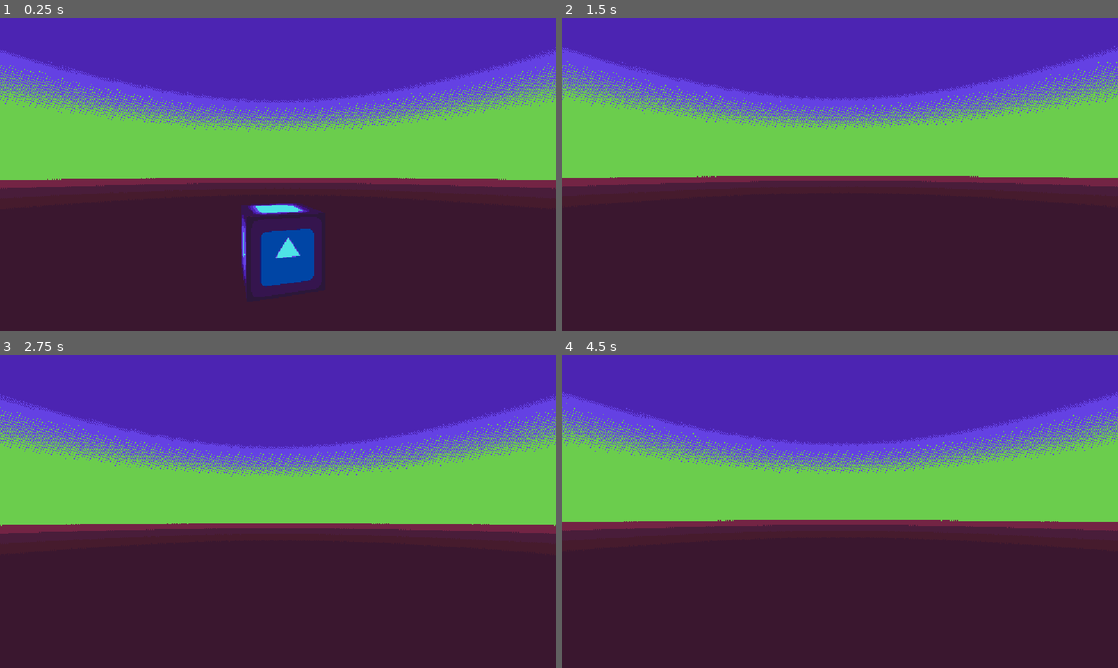
Above: before the commit, frames 1-4 (two rows, left to right).
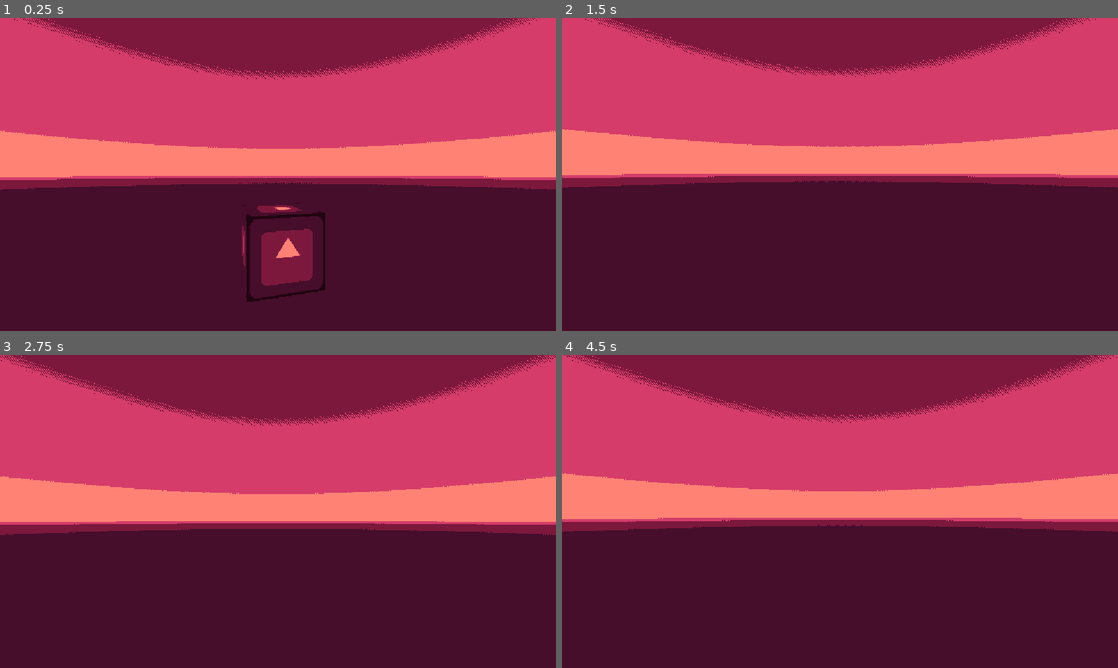
Above: after the commit, the same moments.

Repository: krscott/godot-start
Game: Godot game, scene res://scenes/levels/level_start.tscn
Same seed, same stepped clock (60 frames per second), same inputs: the game is played once before the commit and once after it. The engine's default icon, where the game draws it, is replaced by a stand-in: a white triangle on a blue panel in a dark square.
Inputs (mouse positions are in pixels of both pictures, inside the frame that each line leads up to):
- Up to frame 1 (0.25 s): no input
- Up to frame 2 (1.5 s): move the mouse to (867, 174) at 0.52 s; hold Ctrl (crouch) 0.53-1.28 s; hold W (move_forward) from 0.53 s (still down); tap Space (jump) at 0.77 s; move the mouse to (812, 174) at 1.27 s; tap Shift (sprint) at 1.35 s
- Up to frame 3 (2.75 s): keep holding W (move_forward); tap Space (jump) at 1.52 s; tap Enter at 2 s; move the mouse to (289, 505) at 2.02 s; hold Ctrl (crouch) from 2.03 s (still down)
- Up to frame 4 (4.5 s): keep holding W (move_forward); tap Space (jump) at 2.75, 3.02, 3.77, 4.25 s; move the mouse to (834, 517) at 2.77 s; release Ctrl (crouch) at 2.78 s; tap Shift (sprint) at 2.85, 4.35 s; tap Enter at 3.5 s; move the mouse to (878, 514) at 3.52 s; hold Ctrl (crouch) 3.53-4.28 s; move the mouse to (795, 508) at 4.27 s

The runs differ from the first frame. In frame 1, 56% of the frame differs, in the area x 0-100%, y 0-91%; in frame 2, 51%; in frame 3, 54%; in frame 4, 53%.

Commit message:
Add palette-shader codegen

Diff:
--- a/project/rotate.gd
+++ b/project/rotate.gd
@@ -6,5 +6,5 @@
 var speed := 1.0
 
 
-func _physics_process(delta: float) -> void:
+func _process(delta: float) -> void:
 	rotate(Vector3.UP, speed * delta)
--- a/project/scenes/game_state.tscn
+++ b/project/scenes/game_state.tscn
@@ -36,7 +36,7 @@
 
 [node name="PostProcessing" type="CanvasLayer" parent="."]
 
-[node name="ColorRect" type="ColorRect" parent="PostProcessing"]
+[node name="PaletteShader" type="ColorRect" parent="PostProcessing"]
 material = SubResource("ShaderMaterial_q5byu")
 anchors_preset = 15
 anchor_right = 1.0
--- a/project/scenes/levels/level_start.tscn
+++ b/project/scenes/levels/level_start.tscn
@@ -13,6 +13,8 @@
 [sub_resource type="Environment" id="Environment_h2yge"]
 background_mode = 2
 sky = SubResource("Sky_0xm2m")
+ambient_light_source = 2
+ambient_light_color = Color(0.796243, 0.796243, 0.796243, 1)
 
 [sub_resource type="StandardMaterial3D" id="StandardMaterial3D_lwsif"]
 albedo_texture = ExtResource("3_p6tgm")
@@ -26,7 +28,8 @@
 environment = SubResource("Environment_h2yge")
 
 [node name="DirectionalLight3D" type="DirectionalLight3D" parent="."]
-transform = Transform3D(0.9182944, 0.30154994, -0.25652105, -3.72529e-08, 0.6479471, 0.7616854, 0.39589825, -0.6994514, 0.59500617, 0, 8.608476, 0)
+transform = Transform3D(0.9182944, 0.3015499, -0.25652108, -3.72529e-08, 0.6479471, 0.7616854, 0.39589825, -0.6994514, 0.59500617, 0, 8.608476, 0)
+visible = false
 
 [node name="FreeCam" type="Camera3D" parent="."]
 transform = Transform3D(1, 0, 0, 0, 1, 0, 0, 0, 1, 0, 1, 3)
--- a/project/shaders/palette-post.gdshader
+++ b/project/shaders/palette-post.gdshader
@@ -3,36 +3,14 @@
 uniform sampler2D screen_texture : hint_screen_texture, repeat_disable, filter_nearest;
 
 #define PALETTE_X(X) \
-	X(0x491d3a) \
-	X(0x732444) \
-	X(0xb72d3d) \
-	X(0xcc672d) \
-	X(0xf2901f) \
-	X(0xf1c833) \
-	X(0x3a172f) \
-	X(0x461b2d) \
-	X(0x5e2525) \
-	X(0x792917) \
-	X(0x99330e) \
-	X(0xd5560c) \
-	X(0x35154e) \
-	X(0x151b75) \
-	X(0x0045a5) \
-	X(0x0074dc) \
-	X(0x00c8ff) \
-	X(0x4ee3e6) \
-	X(0x1b0a29) \
-	X(0x2b1739) \
-	X(0x380b5a) \
-	X(0x401186) \
-	X(0x4c24b2) \
-	X(0x6441e3) \
-	X(0x063025) \
-	X(0x064015) \
-	X(0x00611a) \
-	X(0x068425) \
-	X(0x06aa25) \
-	X(0x6bcd4d)
+	X(0xff8274) \
+	X(0xd53c6a) \
+	X(0x7c183c) \
+	X(0x460e2b) \
+	X(0x31051e) \
+	X(0x1f0510) \
+	X(0x130208) \
+
 
 #define X_COUNT(x) + 1
 
Not shown, added: assets/palette/README.md
Not shown, added: assets/palette/midnight-ablaze.hex
Not shown, added: assets/palette/noire-truth.hex
Not shown, added: scripts/palette-shader
